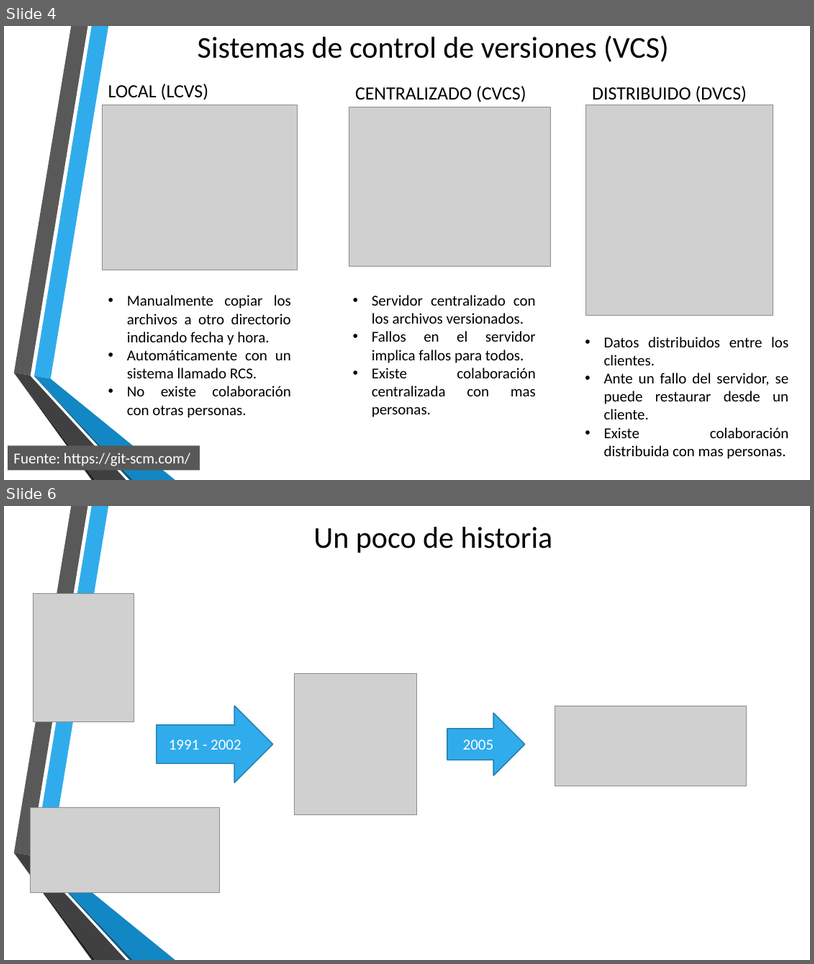
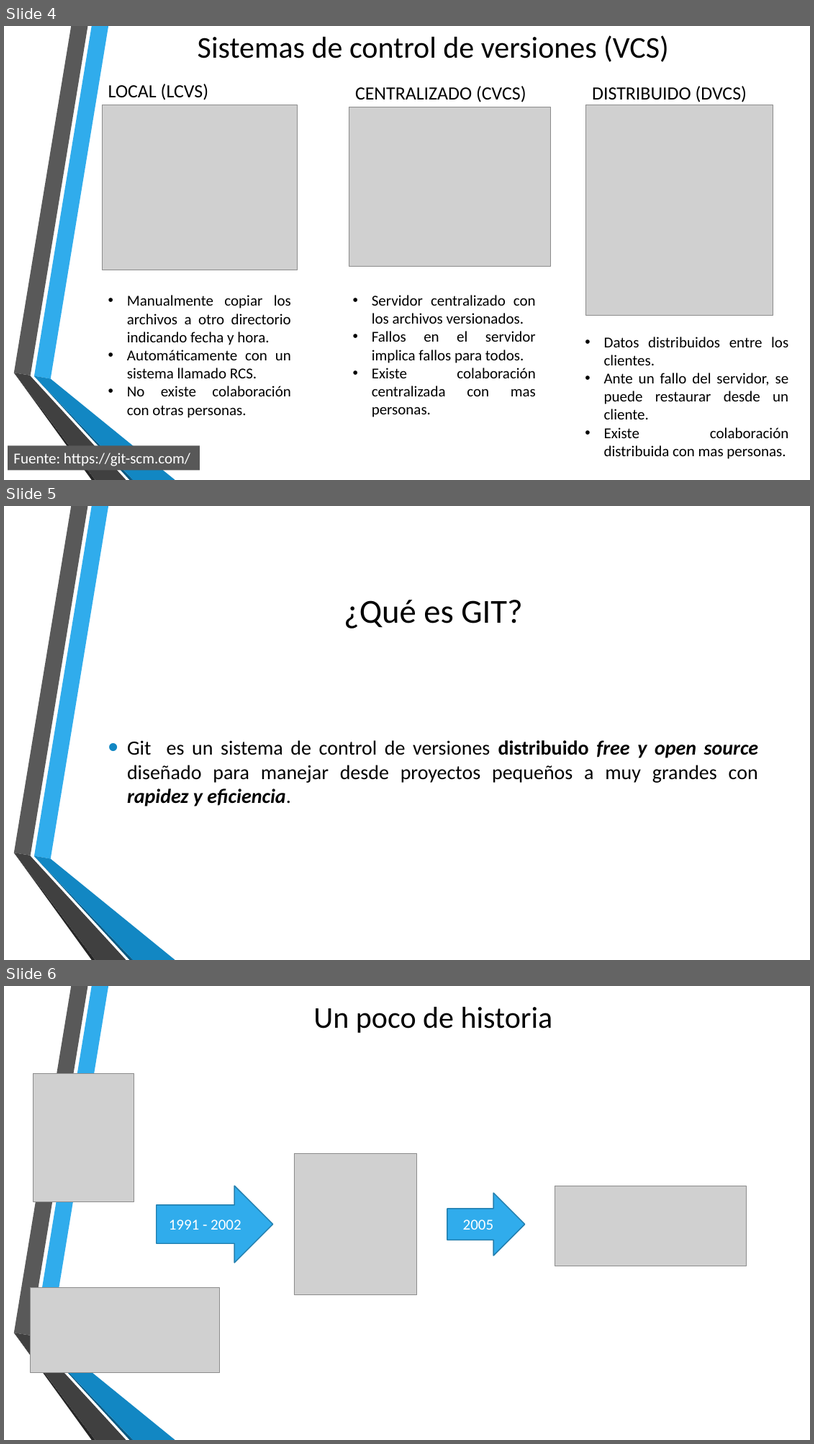
Before and after one commit to campus-digital/tutorialgit, a slide deck: documentos/Presentación3.pptx. Shown one above the other, each under a label of ours: slides 4 and 6 before the commit, slides 4, 5 and 6 after it; the slides between them are not shown. The pictures are 814x964 and 814x1444 pixels, drawn with LibreOffice and Linux fonts; fonts in the diff are those of the drawing; grey boxes stand for pictures; background and template pictures are left out. Boxes give left, top, right and bottom in pixels: in the first picture for what was removed or moved away, otherwise in the second. Text is boxed around its words. In the diff, an @@ line names an element or a change of style, - is before the commit and + after.

```diff
--- a/documentos/Presentación3.pptx
+++ b/documentos/Presentación3.pptx
@@ slide 5 added at <box>4,506,810,960</box>, background picture (left out); not listed: 6 template elements that a slide beside it also shows @@
@@ title added at <box>344,600,522,628</box>, 40 pt, text #000000 @@
+¿Qué es GIT?
@@ text added at <box>127,740,759,806</box>, 24 pt, text #000000 @@
+• Git es un sistema de control de versiones distribuido free y open source diseñado para manejar desde proyectos pequeños a muy grandes con rapidez y eficiencia.
```
Also in this commit, not shown: 3 slides changed, 2 other files.
